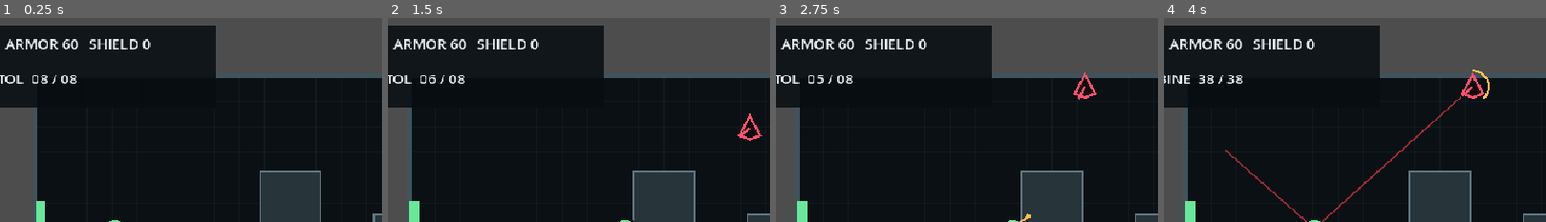
Above: before the commit, frames 1-4 (left to right).
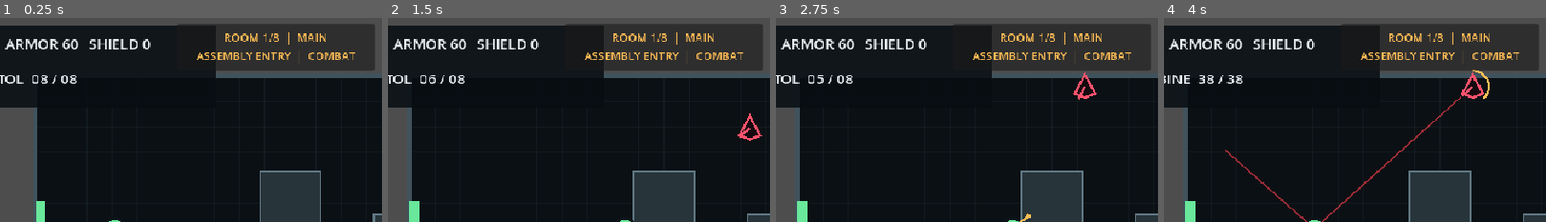
Above: after the commit, the same moments.

Repository: donly987647-max/Topdown-roguelite
Game: Godot game, scene res://scenes/main/Main.tscn
Two runs of this game, one before a commit and one after it. Both use one fixed random seed, a clock stepped at 60 frames per second and the inputs below.
Inputs (mouse positions are % of the whole screen's width and height, from its top left):
- Up to frame 1 (0.25 s): no input
- Up to frame 2 (1.5 s): tap Enter at 0.5 s; move the mouse to (72, 46) at 0.52 s; hold D (move_right) 0.53-1.25 s; right-click (72, 46) at 0.6 s; click (72, 46) at 0.67 s; drag from (30, 57) to (45, 72) at 1.27 s
- Up to frame 3 (2.75 s): move the mouse to (60, 28) at 2.02 s; press the mouse at (60, 28) at 2.03 s; hold D (move_right) from 2.03 s (still down)
- Up to frame 4 (4 s): release D (move_right) at 2.75 s; release the mouse at (60, 28) at 2.75 s; drag from (45, 72) to (20, 36) at 2.77 s; move the mouse to (80, 67) at 3.52 s; hold A (move_left) from 3.53 s (still down); tap Q (weapon_next) at 3.6 s
The pictures show only the part of the screen within x 14-64%, y 0-50%; the shares and areas given below are measured in that part.

The runs differ from the first frame. In frame 1, 9.4% of the frame differs, in the area x 46-98%, y 3-26%; in frame 2, 9.4%; in frame 3, 9.4%; in frame 4, 9.4%, in the area x 46-98%, y 3-27%.

Commit message:
Connect eight-room route loop to the P2 prototype

Diff:
--- a/scripts/main/main.gd
+++ b/scripts/main/main.gd
@@ -7,7 +7,12 @@
 var touch_controls: MobileTouchControls
 var reward_panel: WeaponRewardPanel
 var backpack_panel: BackpackPanel
+var route_panel: RouteChoicePanel
+var route_status: RouteStatusPanel
+var route_run: PrototypeRouteRun
 var backpack := BackpackGrid.new()
+var _room_clear_pending := false
+var _transitioning := false
 
 func _ready() -> void:
 	process_mode = Node.PROCESS_MODE_ALWAYS
@@ -15,7 +20,7 @@
 	_build_prototype()
 	EventBus.run_reset_requested.connect(_reset_prototype)
 	EventBus.inventory_requested.connect(_on_inventory_requested)
-	print("[LAST MAGAZINE] P2 weapon, reward and backpack prototype booted.")
+	print("[LAST MAGAZINE] P2 eight-room route prototype booted.")
 
 func _unhandled_input(event: InputEvent) -> void:
 	if event.is_action_pressed("inventory"):
@@ -23,18 +28,29 @@
 		get_viewport().set_input_as_handled()
 
 func _build_prototype() -> void:
+	route_run = PrototypeRouteRun.new(GameState.run_seed)
+	var first_room := route_run.start()
 	room = TestCombatRoom.new()
-	room.name = "TestCombatRoom"
+	room.name = "RouteRoom01"
+	room.configure(first_room)
 	add_child(room)
-	room.reward_requested.connect(_on_reward_requested)
+	_connect_room(room)
+
 	camera = CombatCamera.new()
 	camera.name = "CombatCamera"
 	add_child(camera)
 	camera.setup(room.player, room.get_camera_limits())
 	camera.make_current()
+
 	hud = CombatHUD.new()
 	hud.name = "CombatHUD"
 	add_child(hud)
+
+	route_status = RouteStatusPanel.new()
+	route_status.name = "RouteStatusPanel"
+	add_child(route_status)
+	route_status.update_progress(route_run.get_progress_snapshot())
+
 	if OS.has_feature("mobile") or DisplayServer.is_touchscreen_available():
 		touch_layer = CanvasLayer.new()
 		touch_layer.name = "MobileTouchLayer"
@@ -44,14 +60,22 @@
 		touch_controls.name = "MobileTouchControls"
 		touch_layer.add_child(touch_controls)
 
+func _connect_room(target_room: TestCombatRoom) -> void:
+	target_room.reward_requested.connect(_on_reward_requested)
+	target_room.room_cleared.connect(_on_room_cleared)
+
+func _on_room_cleared(_room_snapshot: Dictionary) -> void:
+	_room_clear_pending = true
+
 func _on_reward_requested(options: Array) -> void:
-	if is_instance_valid(reward_panel) or is_instance_valid(backpack_panel):
+	if is_instance_valid(reward_panel) or is_instance_valid(backpack_panel) or is_instance_valid(route_panel):
 		return
 	var typed_options: Array[WeaponPartData] = []
 	for option in options:
 		if option is WeaponPartData:
 			typed_options.append(option as WeaponPartData)
 	if typed_options.is_empty():
+		_show_route_choice()
 		return
 	reward_panel = WeaponRewardPanel.new()
 	reward_panel.name = "WeaponRewardPanel"
@@ -74,7 +98,7 @@
 	_open_backpack_panel()
 
 func _on_inventory_requested() -> void:
-	if is_instance_valid(reward_panel) or is_instance_valid(backpack_panel):
+	if is_instance_valid(reward_panel) or is_instance_valid(backpack_panel) or is_instance_valid(route_panel):
 		return
 	_open_backpack_panel()
 
@@ -126,6 +150,56 @@
 
 func _on_backpack_closed() -> void:
 	backpack_panel = null
+	if _room_clear_pending:
+		call_deferred("_show_route_choice")
+
+func _show_route_choice() -> void:
+	if not _room_clear_pending or is_instance_valid(route_panel) or is_instance_valid(reward_panel) or is_instance_valid(backpack_panel):
+		return
+	route_panel = RouteChoicePanel.new()
+	route_panel.name = "RouteChoicePanel"
+	route_panel.configure(route_run.get_next_options(), route_run.get_progress_snapshot())
+	route_panel.route_selected.connect(_on_route_selected)
+	add_child(route_panel)
+
+func _on_route_selected(room_id: StringName) -> void:
+	route_panel = null
+	if room_id == RouteChoicePanel.RESTART_ID:
+		_reset_prototype()
+		return
+	var next_room := route_run.choose_next(room_id)
+	if next_room == null:
+		_show_route_choice()
+		return
+	_transition_to_room(next_room)
+
+func _transition_to_room(next_profile: RouteRoomData) -> void:
+	if _transitioning or next_profile == null or not _has_active_player():
+		return
+	_transitioning = true
+	_room_clear_pending = false
+	_clear_projectiles()
+	var previous_room := room
+	var carried_player := previous_room.player
+	var next_room := TestCombatRoom.new()
+	next_room.name = "RouteRoom%02d" % (next_profile.stage_index + 1)
+	next_room.configure(next_profile, carried_player)
+	add_child(next_room)
+	_connect_room(next_room)
+	room = next_room
+	if is_instance_valid(camera):
+		camera.setup(room.player, room.get_camera_limits())
+		camera.make_current()
+	if is_instance_valid(route_status):
+		route_status.update_progress(route_run.get_progress_snapshot())
+	if is_instance_valid(previous_room):
+		previous_room.queue_free()
+	_transitioning = false
+
+func _clear_projectiles() -> void:
+	for child in get_children():
+		if child is CombatProjectile:
+			child.queue_free()
 
 func _find_equipped_part(slot: WeaponPartData.Slot) -> WeaponPartData:
 	if not _has_active_player():
@@ -146,16 +220,23 @@
 	return is_instance_valid(room) and is_instance_valid(room.player) and room.player.weapon != null
 
 func _reset_prototype() -> void:
+	if _transitioning:
+		return
+	_transitioning = true
 	if is_instance_valid(reward_panel):
 		reward_panel.queue_free()
 	if is_instance_valid(backpack_panel):
 		backpack_panel.queue_free()
+	if is_instance_valid(route_panel):
+		route_panel.queue_free()
 	if is_instance_valid(room):
 		room.queue_free()
 	if is_instance_valid(camera):
 		camera.queue_free()
 	if is_instance_valid(hud):
 		hud.queue_free()
+	if is_instance_valid(route_status):
+		route_status.queue_free()
 	if is_instance_valid(touch_layer):
 		touch_layer.queue_free()
 	await get_tree().process_frame
@@ -163,4 +244,13 @@
 	backpack = BackpackGrid.new()
 	reward_panel = null
 	backpack_panel = null
+	route_panel = null
+	room = null
+	camera = null
+	hud = null
+	route_status = null
+	touch_layer = null
+	touch_controls = null
+	_room_clear_pending = false
+	_transitioning = false
 	_build_prototype()
